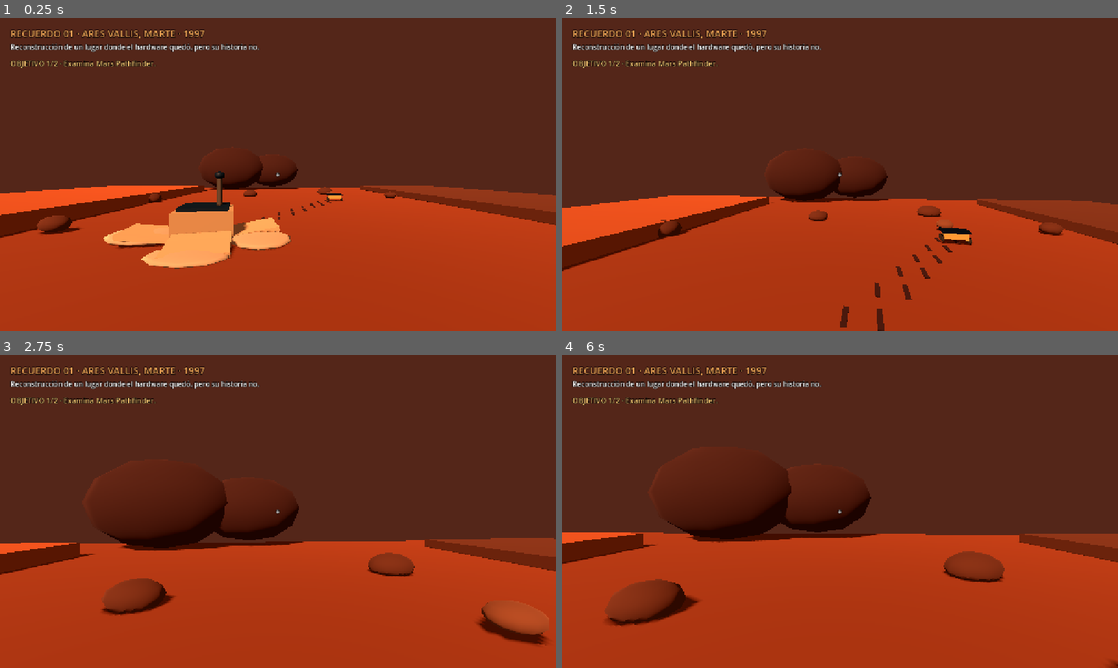
Above: before the commit, frames 1-4 (two rows, left to right).
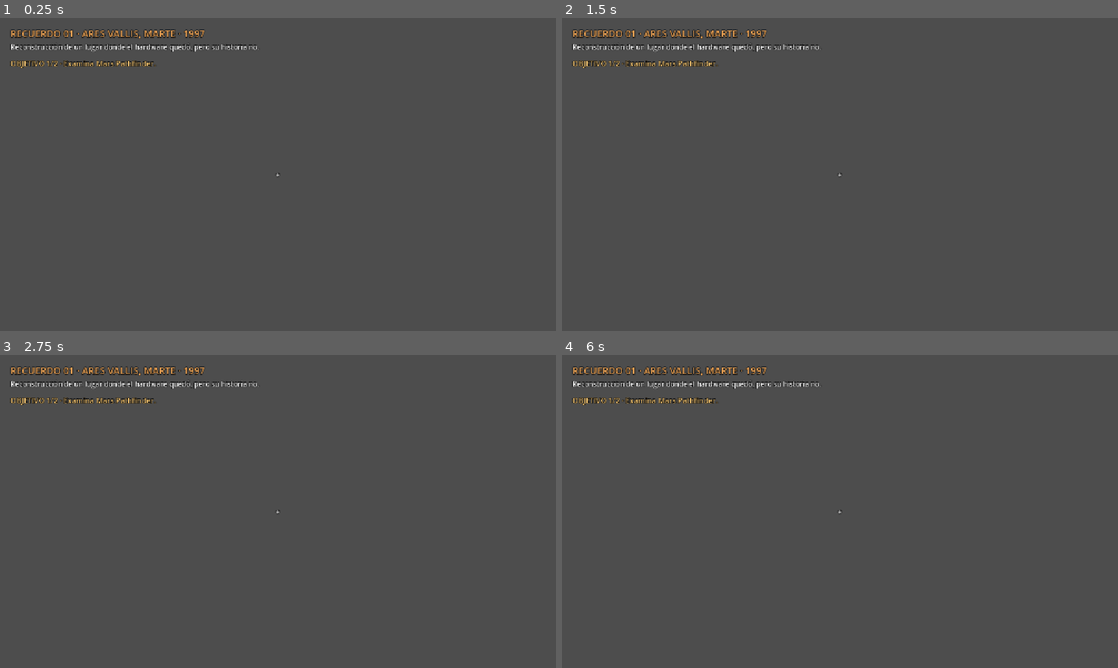
Above: after the commit, the same moments.

Repository: IDozy/starlightlegacy
Game: Godot game, scene res://levels/ares_vallis/ares_vallis.tscn
Same seed, same stepped clock (60 frames per second), same inputs: the game is played once before the commit and once after it. This scene is started directly instead of the project's main scene.
Inputs (mouse positions are in pixels of both pictures, inside the frame that each line leads up to):
- Up to frame 1 (0.25 s): no input
- Up to frame 2 (1.5 s): tap Enter at 0.5, 1.35 s; move the mouse to (867, 174) at 0.52 s; hold W from 0.53 s (still down); tap E at 0.6 s; click (867, 174) at 0.67 s; tap Space at 0.77 s; move the mouse to (812, 174) at 1.27 s
- Up to frame 3 (2.75 s): keep holding W; tap Space at 1.52 s; move the mouse to (289, 505) at 2.02 s; tap Z at 2.1 s
- Up to frame 4 (6 s): move the mouse to (834, 517) at 2.77 s; tap K at 2.85, 5.85 s; click (834, 517) at 2.92 s; tap Space at 3.02, 3.5, 3.77, 4.52, 5 s; move the mouse to (878, 514) at 3.52 s; tap E at 3.6 s; tap Enter at 4.25, 4.35, 5.75 s; move the mouse to (795, 508) at 4.27 s; move the mouse to (845, 511) at 5.02 s; tap Z at 5.1 s; click (845, 511) at 5.17 s; move the mouse to (817, 505) at 5.77 s; release W at 5.78 s; hold D from 5.78 s (still down)

The runs differ from the first frame. In frame 1, 99% of the frame differs, in the area x 0-100%, y 0-100%; in frame 2, 99%; in frame 3, 99%; in frame 4, 99%.
Error after the commit: Parse Error: Too many arguments for "_update_progress()" call. Expected at most 0 but received 1. (res://levels/ares_vallis/ares_vallis.gd:66)

Commit message:
fix: always show completed Ares Vallis objective

Diff:
--- a/levels/ares_vallis/ares_vallis.gd
+++ b/levels/ares_vallis/ares_vallis.gd
@@ -38,7 +38,7 @@
 
 	_pathfinder.call("set_completed_state", pathfinder_done)
 	_sojourner.call("set_completed_state", sojourner_done)
-	_update_progress(false)
+	_update_progress()
 
 
 func _on_interaction_prompt_changed(prompt: String) -> void:
@@ -69,10 +69,10 @@
 func _on_sojourner_completed() -> void:
 	narration_label.text = "Abuelo: No hemos traído la máquina de vuelta. Hemos recuperado lo que hizo, lo que aprendió y por qué todavía importa."
 	narration_label.visible = true
-	_update_progress(true)
-
-
-func _update_progress(show_completion: bool) -> void:
+	_update_progress()
+
+
+func _update_progress() -> void:
 	var pathfinder_done := _has_discovery(PATHFINDER_DISCOVERY_ID)
 	var sojourner_done := _has_discovery(SOJOURNER_DISCOVERY_ID)
 
@@ -85,9 +85,7 @@
 		return
 
 	_unlock_return_portal()
-
-	if show_completion:
-		objective_label.text = "HISTORIA RECUPERADA · Pathfinder + Sojourner · Regresa al taller."
+	objective_label.text = "HISTORIA RECUPERADA · Pathfinder + Sojourner · Regresa al taller."
 
 
 func _unlock_return_portal() -> void:
